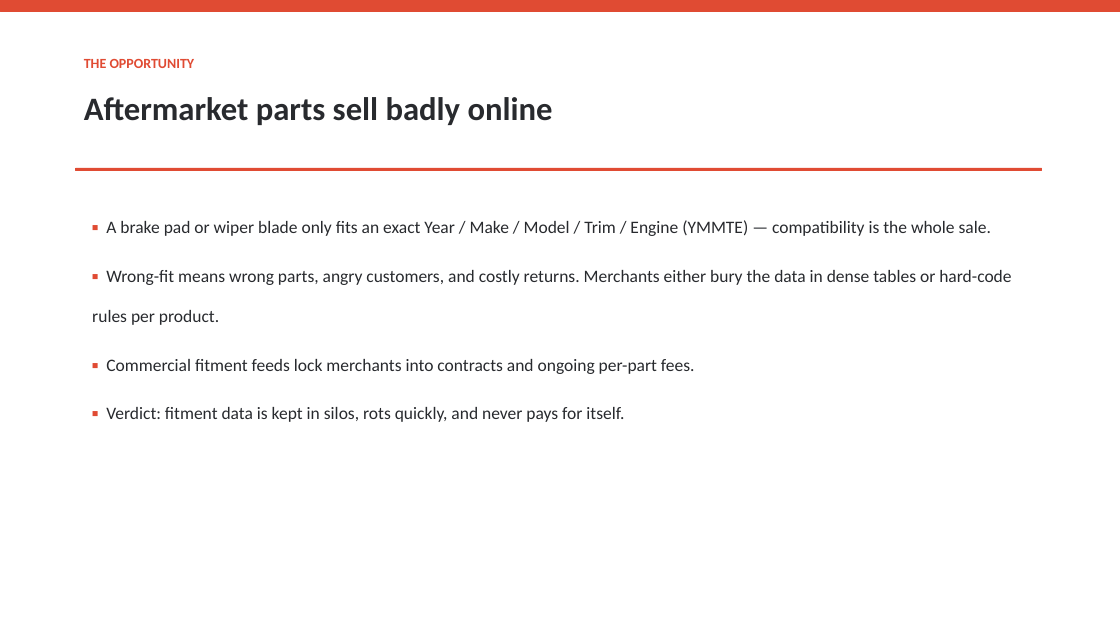
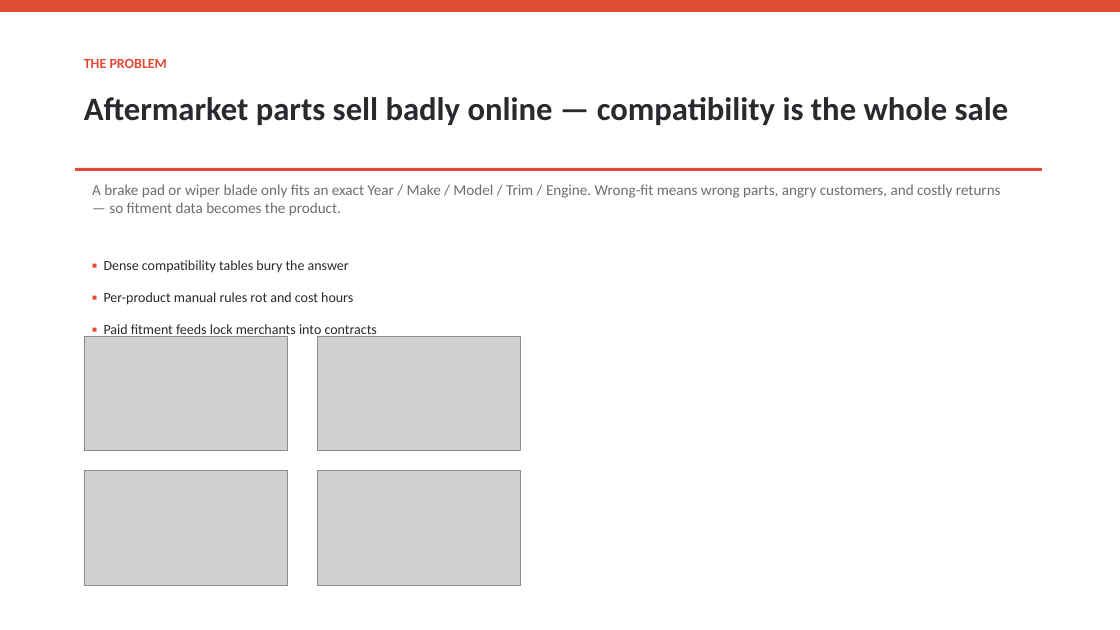
Before and after one commit to ai-dev-2024/vehicle-selector-pro, a slide deck: slide 2 of report/Vehicle_Selector_Pro_Pitch_Deck.pptx. Drawn at 1120x630 pixels with LibreOffice and Linux fonts; fonts in the diff are those of the drawing; grey boxes stand for pictures. Boxes give left, top, right and bottom in pixels: in the first picture for what was removed or moved away, otherwise in the second. Text is boxed around its words. In the diff, an @@ line names an element or a change of style, - is before the commit and + after.

```diff
--- a/report/Vehicle_Selector_Pro_Pitch_Deck.pptx
+++ b/report/Vehicle_Selector_Pro_Pitch_Deck.pptx
@@ text at (x1=84, y1=59, x2=167, y2=68): text changed @@
-THE OPPORTUNITY
+THE PROBLEM
@@ text at (x1=84, y1=97, x2=1009, y2=125): text changed @@
-Aftermarket parts sell badly online
+Aftermarket parts sell badly online — compatibility is the whole sale
@@ text at (x1=92, y1=184, x2=1001, y2=216): text changed; size 15 to 13 pt; text colour #282A2E to #6E6E6E @@
-▪ A brake pad or wiper blade only fits an exact Year / Make / Model / Trim / Engine (YMMTE) — compatibility is the whole sale.
-▪ Wrong-fit means wrong parts, angry customers, and costly returns. Merchants either bury the data in dense tables or hard-code rules per product.
-▪ Commercial fitment feeds lock merchants into contracts and ongoing per-part fees.
-▪ Verdict: fitment data is kept in silos, rots quickly, and never pays for itself.
+A brake pad or wiper blade only fits an exact Year / Make / Model / Trim / Engine. Wrong-fit means wrong parts, angry customers, and costly returns — so fitment data becomes the product.
@@ text added at (x1=104, y1=260, x2=377, y2=338), 12 pt, text #282A2E @@
+▪ Dense compatibility tables bury the answer
+▪ Per-product manual rules rot and cost hours
+▪ Paid fitment feeds lock merchants into contracts
@@ picture added at (x1=84, y1=336, x2=287, y2=450) @@
@@ picture added at (x1=317, y1=336, x2=520, y2=450) @@
@@ picture added at (x1=84, y1=471, x2=287, y2=585) @@
@@ picture added at (x1=317, y1=471, x2=520, y2=585) @@
```
Also in this commit, not shown: 3 other slides changed, 12 slides removed, 5 other files.
